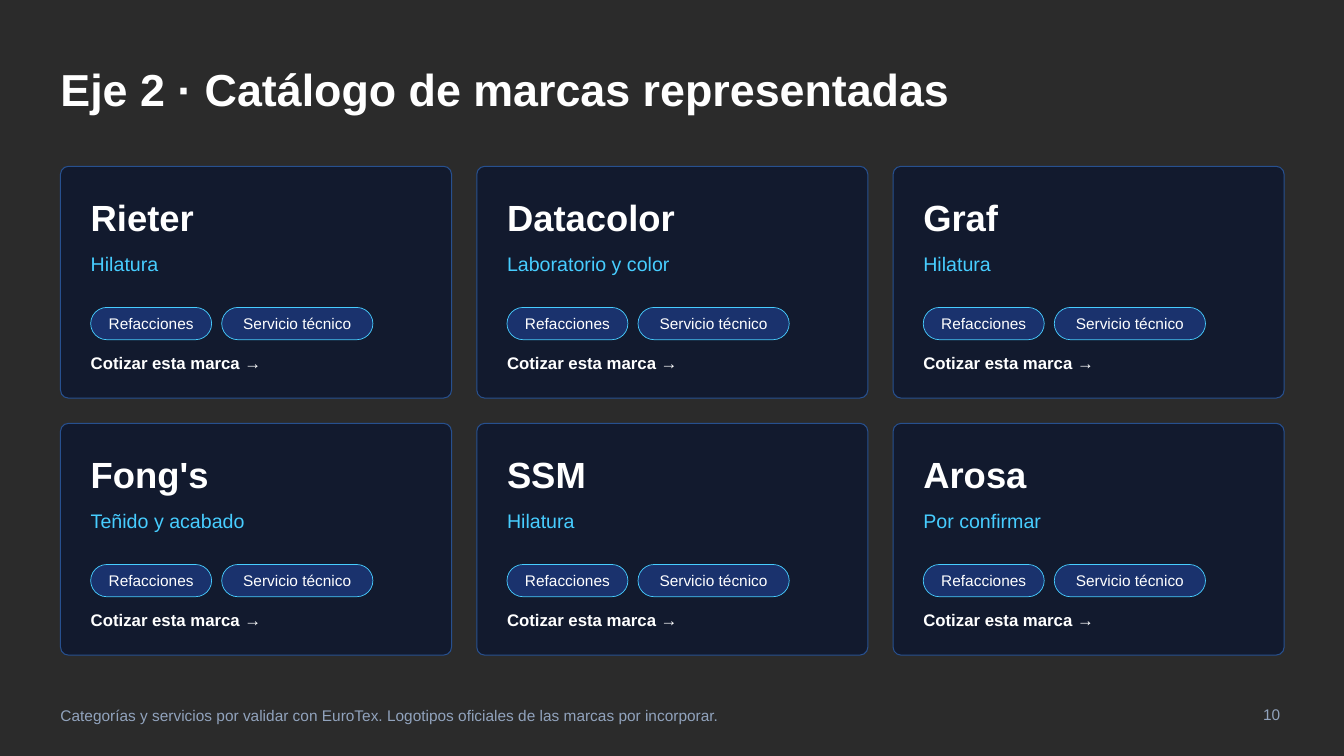
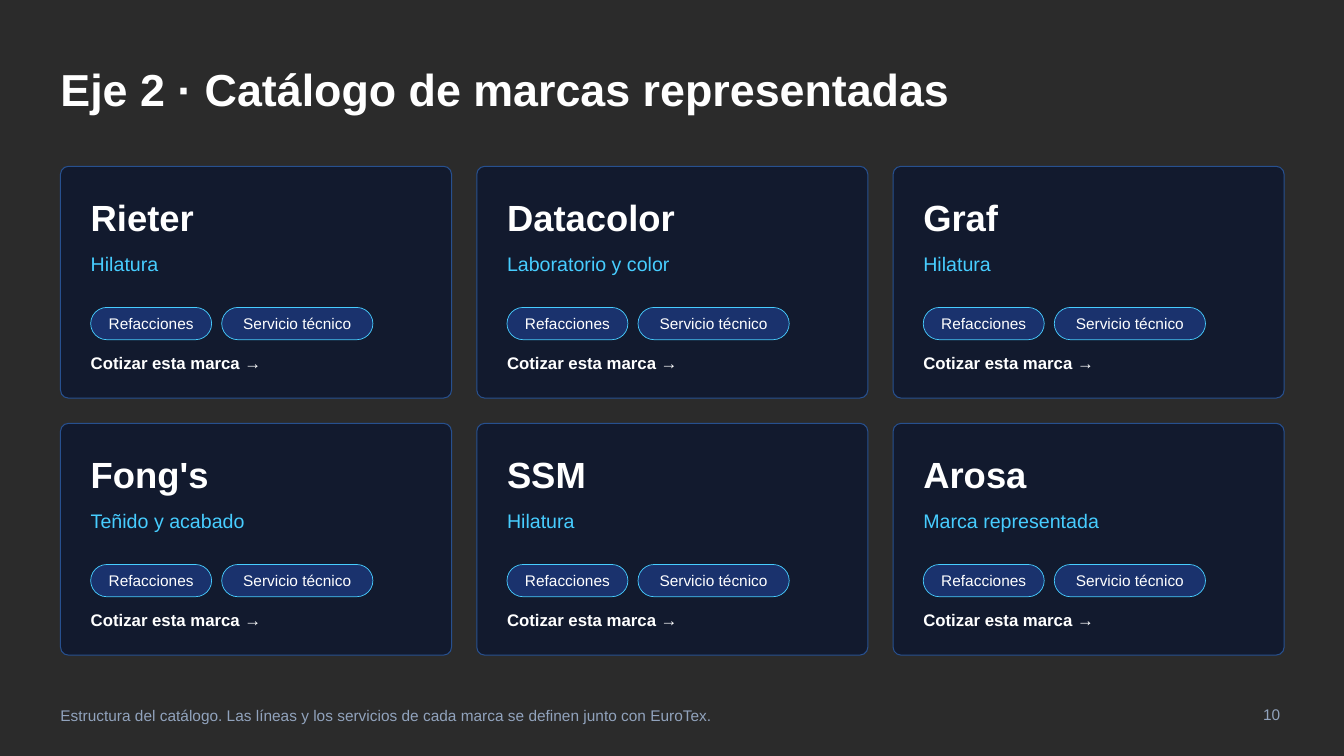
Before and after one commit to GerardoValpuesta/PortafolioWeb, a slide deck: slide 10 of presentaciones/eurotex/SYMTHREE_EuroTex_Propuesta_v2.pptx. Drawn at 1344x756 pixels with LibreOffice and Linux fonts; fonts in the diff are those of the drawing; background and template pictures are left out; a plain dark background stands for a picture behind light text. Boxes give left, top, right and bottom in pixels: in the first picture for what was removed or moved away, otherwise in the second. Text is boxed around its words. In the diff, an @@ line names an element or a change of style, - is before the commit and + after.

```diff
--- a/presentaciones/eurotex/SYMTHREE_EuroTex_Propuesta_v2.pptx
+++ b/presentaciones/eurotex/SYMTHREE_EuroTex_Propuesta_v2.pptx
@@ text at bbox=[923, 513, 1099, 532]: text changed @@
-Por confirmar
+Marca representada
@@ text at bbox=[60, 709, 711, 724]: text changed @@
-Categorías y servicios por validar con EuroTex. Logotipos oficiales de las marcas por incorporar.
+Estructura del catálogo. Las líneas y los servicios de cada marca se definen junto con EuroTex.
```
Also in this commit, not shown: 6 other slides changed, 1 slide added, 1 other file.
